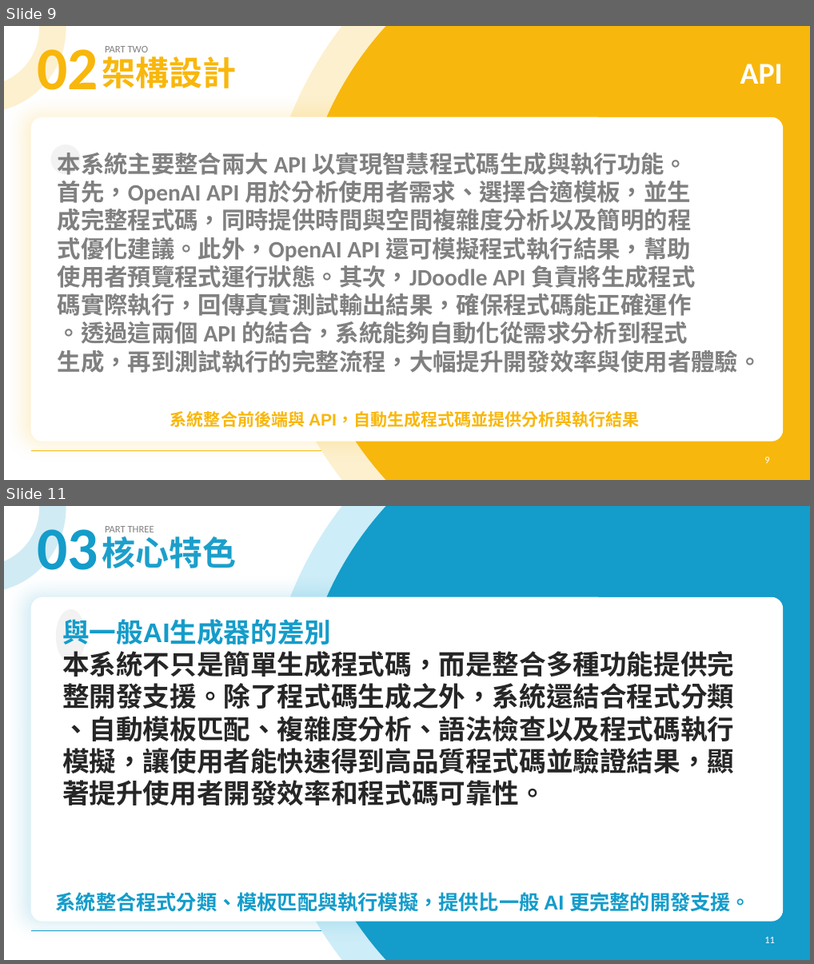
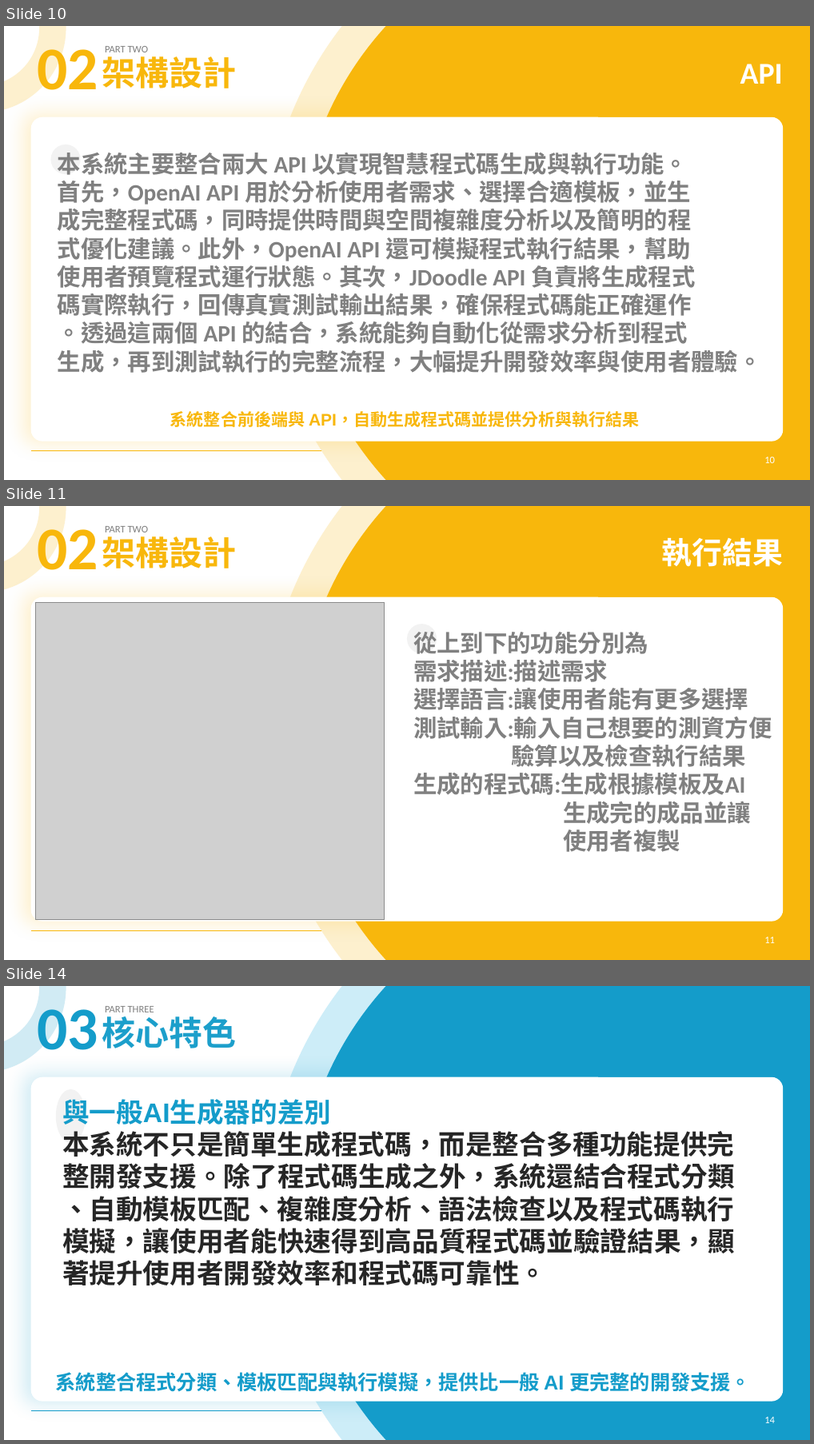
Before and after one commit to oscar940917/Smart-innovation-platform, a slide deck: 智慧創新平台/成果/智慧創新平台專題報告.pptx. Shown one above the other, each under a label of ours: slides 9 and 11 before the commit, slides 10, 11 and 14 after it; the slides between them are not shown. The pictures are 814x964 and 814x1444 pixels, drawn with LibreOffice and Linux fonts; fonts in the diff are those of the drawing; grey boxes stand for pictures; background and template pictures are left out. Boxes give left, top, right and bottom in pixels: in the first picture for what was removed or moved away, otherwise in the second. Text is boxed around its words. In the diff, an @@ line names an element or a change of style, - is before the commit and + after.

```diff
--- a/智慧創新平台/成果/智慧創新平台專題報告.pptx
+++ b/智慧創新平台/成果/智慧創新平台專題報告.pptx
@@ slide 11 added at (4,506,810,960), background #FFFFFF; not listed: 9 template elements that a slide beside it also shows @@
@@ text added at (662,538,783,567), 36 pt, text #FFFFFF, bold @@
+執行結果
@@ picture added at (35,602,385,920) @@
@@ ellipse added at (407,624,437,654), fill #F2F2F2 @@
@@ text added at (414,632,772,852), 28 pt, text #808080, bold @@
+從上到下的功能分別為
+需求描述:描述需求
+選擇語言:讓使用者能有更多選擇
+測試輸入:輸入自己想要的測資方便
+驗算以及檢查執行結果
+生成的程式碼:生成根據模板及AI
+生成完的成品並讓
+使用者複製
@@ what was slide 9 is now slide 10 @@
@@ page number at (765,456,775,463): text changed @@
-9
+10
@@ what was slide 11 is now slide 14 @@
@@ page number at (765,1416,775,1423): text changed @@
-11
+14
```
Also in this commit, not shown: 2 slides changed, 2 other slides added, 1 other file.
